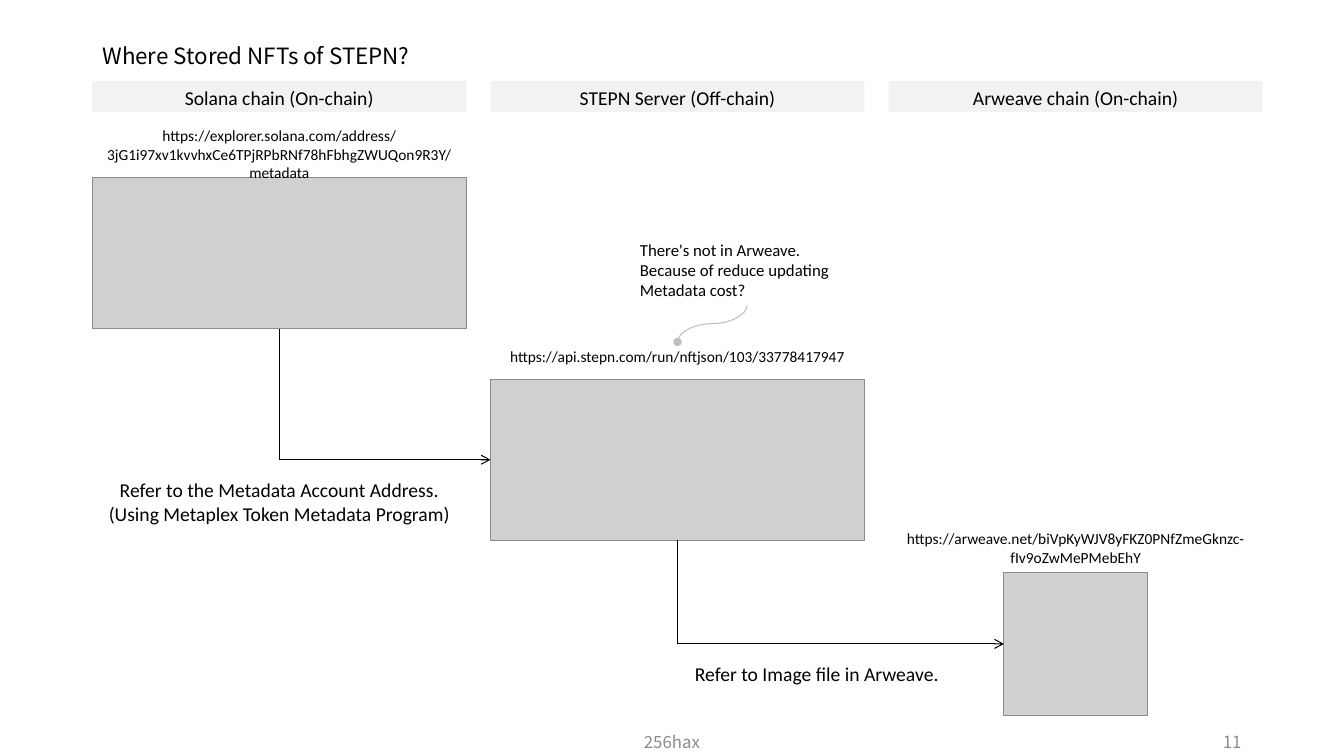
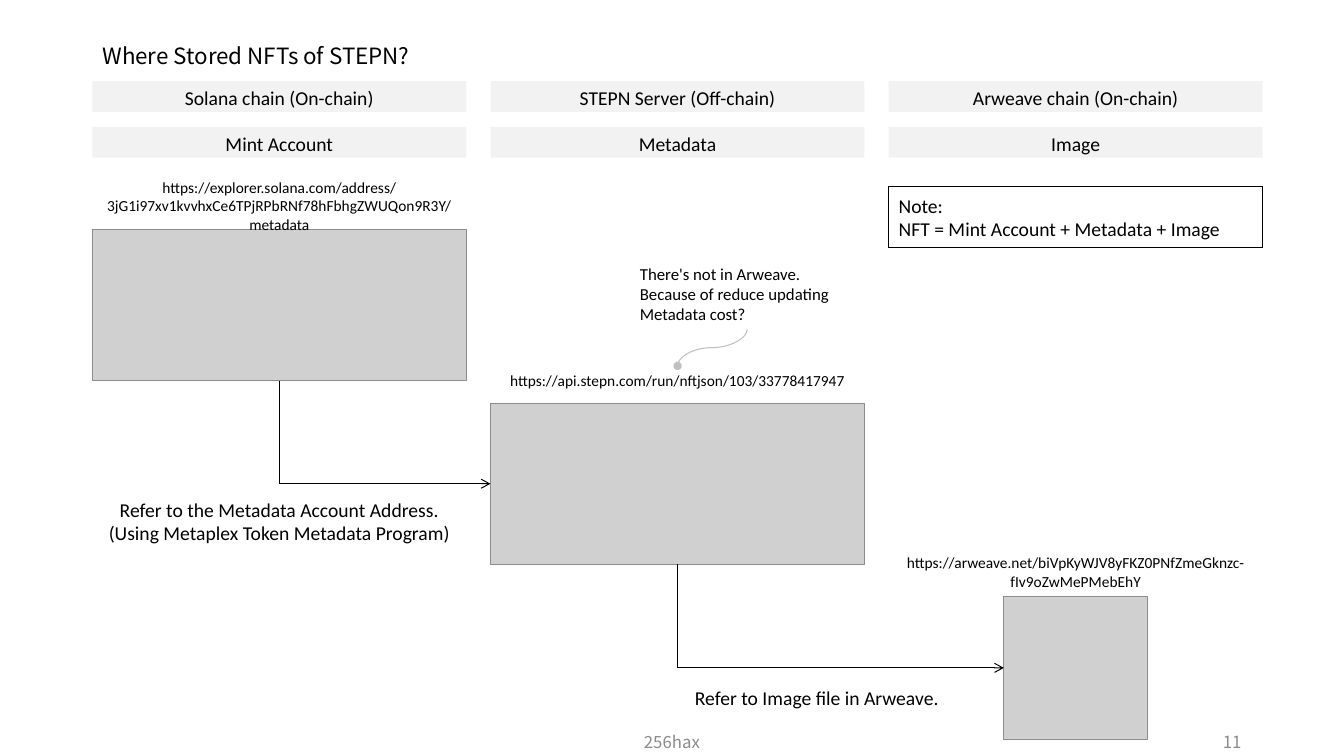
Before and after one commit to legendaryangelist/solana-anchor-react-essential, a slide deck: slide 12 of docs/Solana_Blockchain_Outline_Figure.pptx. Drawn at 1344x756 pixels with LibreOffice and Linux fonts; fonts in the diff are those of the drawing; grey boxes stand for pictures. Boxes give left, top, right and bottom in pixels: in the first picture for what was removed or moved away, otherwise in the second. Text is boxed around its words. In the diff, an @@ line names an element or a change of style, - is before the commit and + after.

```diff
--- a/docs/Solana_Blockchain_Outline_Figure.pptx
+++ b/docs/Solana_Blockchain_Outline_Figure.pptx
@@ rectangle added at <box>93,127,467,158</box>, fill #F2F2F2, 14 pt, text #000000 @@
+Mint Account
@@ rectangle added at <box>491,127,865,158</box>, fill #F2F2F2, 14 pt, text #000000 @@
+Metadata
@@ rectangle added at <box>889,127,1263,158</box>, fill #F2F2F2, 14 pt, text #000000 @@
+Image
@@ text "https://explorer.solana.com/address/3jG1i97xv1kvvhxCe6TPjRPb ...": place and size @@
-text "https://explorer.solana.com/address/3jG1i97xv1kvvhxCe6TPjRPb ..." at <box>107,130,451,178</box>
+text "https://explorer.solana.com/address/3jG1i97xv1kvvhxCe6TPjRPb ..." at <box>107,182,451,230</box>
@@ rectangle added at <box>889,187,1263,248</box>, outline #000000 1 pt, 14 pt, text #000000 @@
+Note:
+NFT = Mint Account + Metadata + Image
@@ picture: place and size @@
-picture at <box>93,177,467,329</box>
+picture at <box>93,229,467,380</box>
@@ 3 texts, 2 pictures, 1 elbow arrow, 1 curved arrow: place and size @@
-3 texts, 2 pictures, 1 elbow arrow, 1 curved arrow at <box>491,244,1244,717</box>
+3 texts, 2 pictures, 1 elbow arrow, 1 curved arrow at <box>491,268,1244,740</box>
@@ elbow arrow moved from (279, 329) - (491, 460) to (279, 381) - (491, 484) @@
@@ text "Refer to the Metadata Account ...": place and size @@
-text "Refer to the Metadata Account ..." at <box>109,483,450,525</box>
+text "Refer to the Metadata Account ..." at <box>109,503,450,544</box>
@@ text "Refer to Image file in ...": place and size @@
-text "Refer to Image file in ..." at <box>695,667,938,685</box>
+text "Refer to Image file in ..." at <box>695,691,938,709</box>
```
Also in this commit, not shown: 4 other slides changed.
